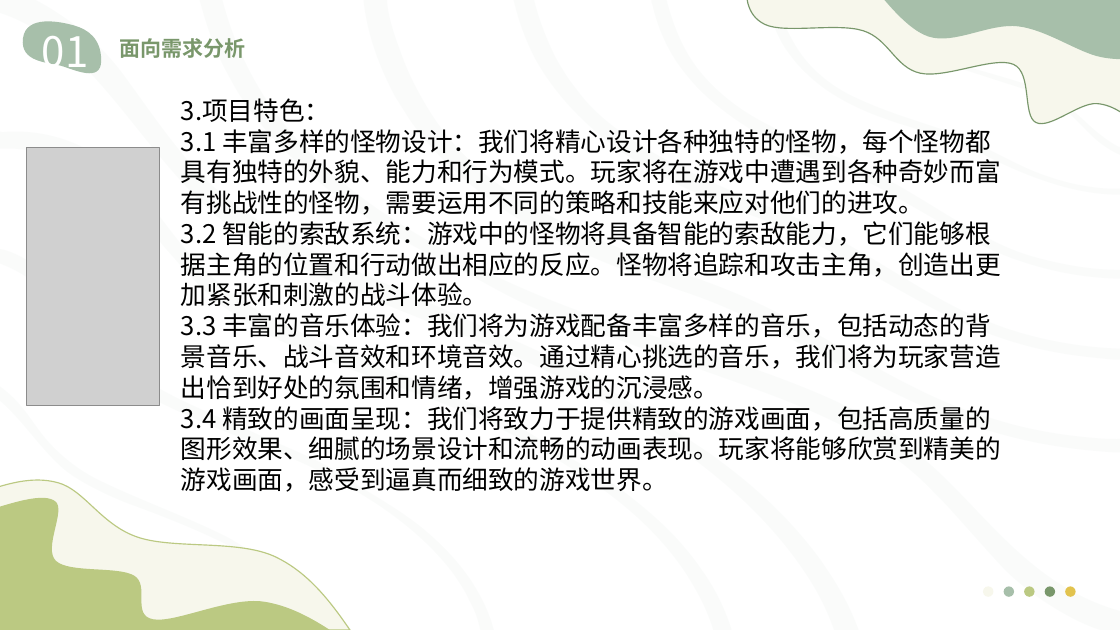
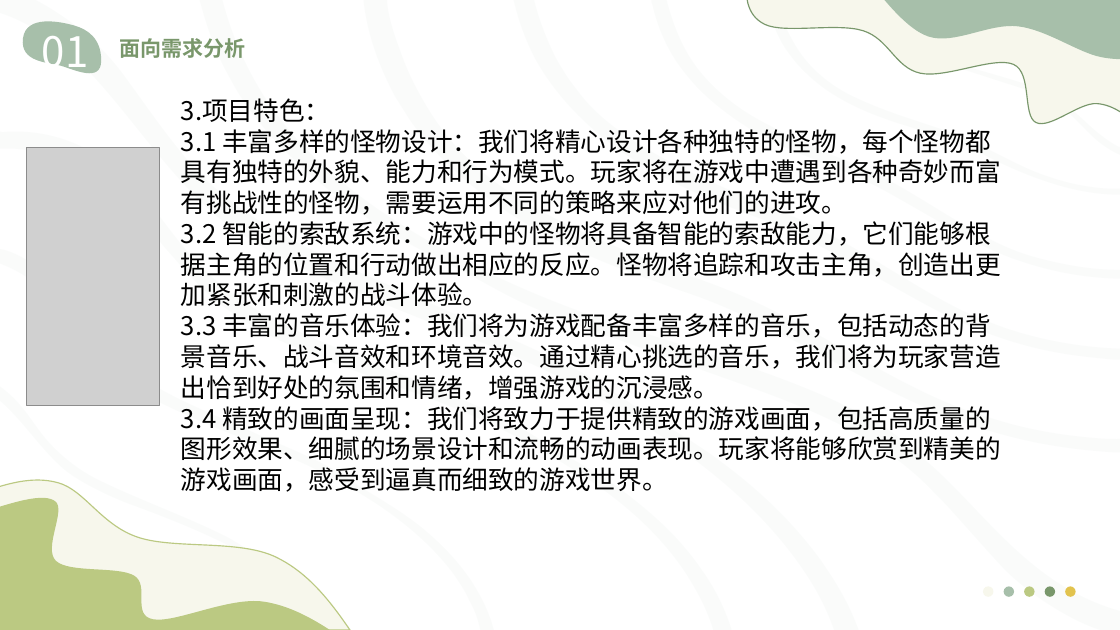
Before and after one commit to Vampire-Cyy/Document-Of-Jungle-Man, a slide deck: slide 7 of 07_验收汇报PPT/23级软件4班1组-陈俊西组-JungleMan.pptx. Drawn at 1120x630 pixels with LibreOffice and Linux fonts; fonts in the diff are those of the drawing; grey boxes stand for pictures. Boxes give left, top, right and bottom in pixels: in the first picture for what was removed or moved away, otherwise in the second. Text is boxed around its words. In the diff, an @@ line names an element or a change of style, - is before the commit and + after.

```diff
--- a/07_验收汇报PPT/23级软件4班1组-陈俊西组-JungleMan.pptx
+++ b/07_验收汇报PPT/23级软件4班1组-陈俊西组-JungleMan.pptx
@@ text at (x1=181, y1=129, x2=1001, y2=215): text changed @@
-3.1 丰富多样的怪物设计：我们将精心设计各种独特的怪物，每个怪物都具有独特的外貌、能力和行为模式。玩家将在游戏中遭遇到各种奇妙而富有挑战性的怪物，需要运用不同的策略和技能来应对他们的进攻。
+3.1 丰富多样的怪物设计：我们将精心设计各种独特的怪物，每个怪物都具有独特的外貌、能力和行为模式。玩家将在游戏中遭遇到各种奇妙而富有挑战性的怪物，需要运用不同的策略来应对他们的进攻。
```
Also in this commit, not shown: 3 other slides changed.
